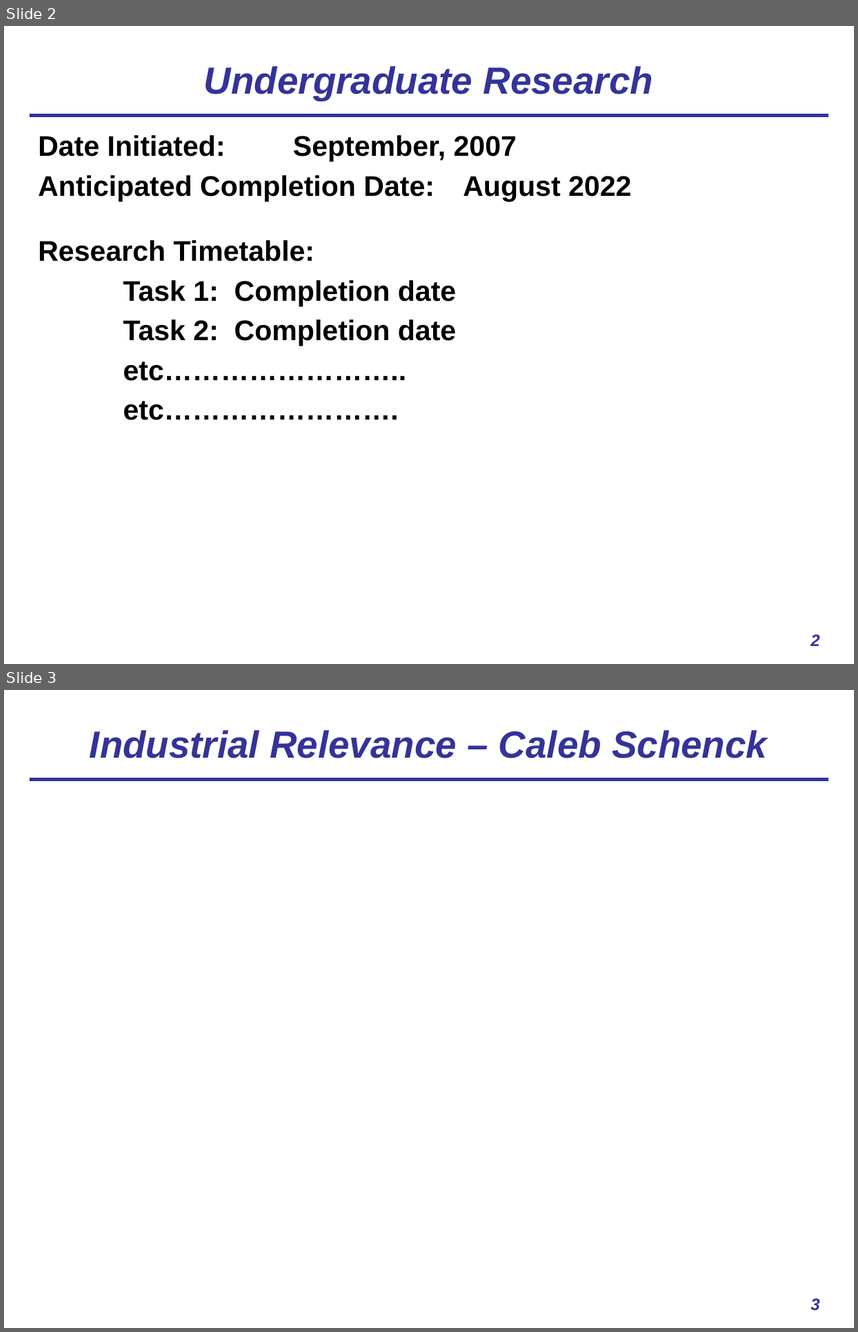
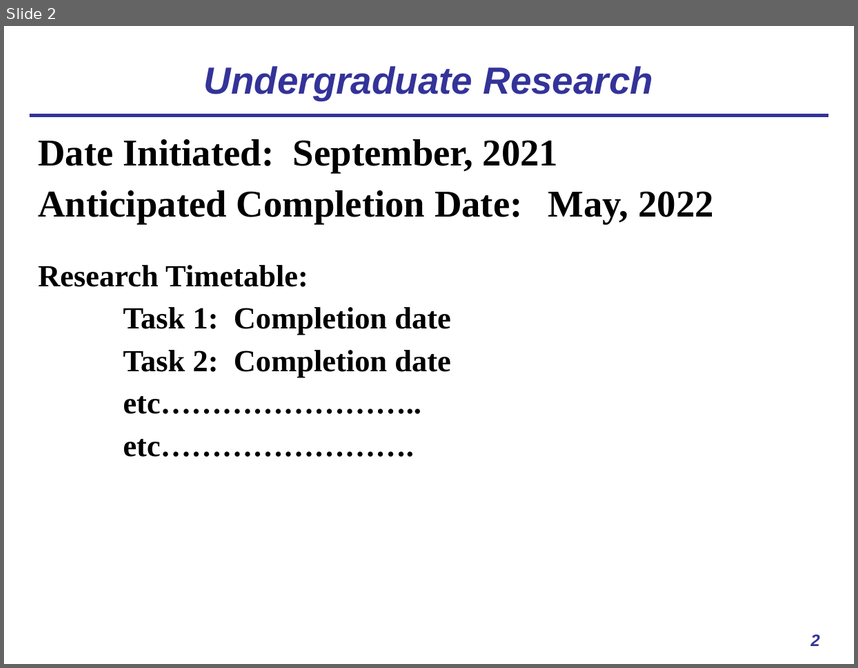
Before and after one commit to usnistgov/AusteniteCalculator, a slide deck: ASPPRC_presentation.pptx. Shown one above the other, each under a label of ours: slides 2 and 3 before the commit, slide 2 after it. The pictures are 858x1332 and 858x668 pixels, drawn with LibreOffice and Linux fonts; fonts in the diff are those of the drawing. Boxes give left, top, right and bottom in pixels: in the first picture for what was removed or moved away, otherwise in the second. Text is boxed around its words. In the diff, an @@ line names an element or a change of style, - is before the commit and + after.

```diff
--- a/ASPPRC_presentation.pptx
+++ b/ASPPRC_presentation.pptx
@@ slide 3 removed at [4,690,854,1328], background #FFFFFF; not listed: 1 template element that a slide beside it also shows @@
@@ title removed at [90,730,767,758] @@
-Industrial Relevance – Caleb Schenck
@@ page number removed at [811,1298,820,1310] @@
-3
@@ slide 2 changed as well @@
@@ text at [38,139,714,224]: text changed; size 24 to 32 pt; font Arial to Times New Roman @@
-Date Initiated: September, 2007
-Anticipated Completion Date: August 2022
+Date Initiated: September, 2021
+Anticipated Completion Date: May, 2022
@@ text at [38,265,450,457]: size 24 to 26 pt, font Arial to Times New Roman in "Research Timetable:", "Task 1: Completion date", "Task 2: Completion date", "etc…………………….." and 1 more places @@
```
Also in this commit, not shown: 2 other slides changed, 6 slides added, 1 other slide removed.
